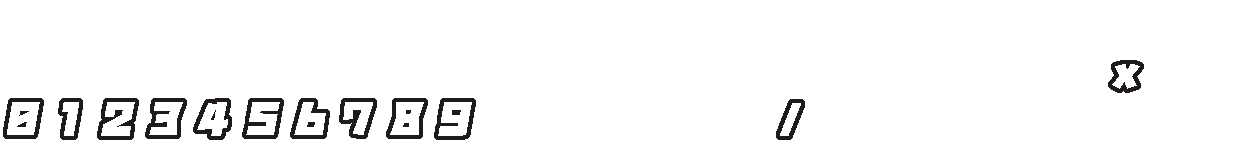
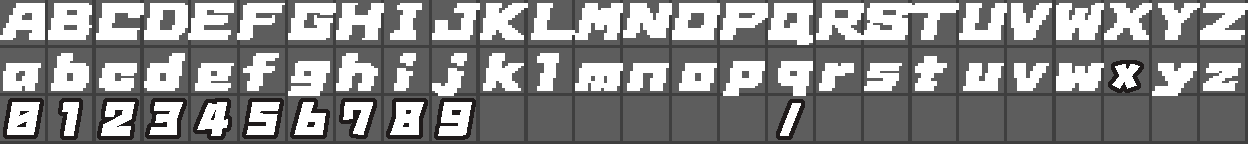
Before/after of a 1248x144 layered artwork. What changed in the layer stack:
showed "Layer 4" over [3, 53, 1241, 96]
showed "Layer 3" over [0, 3, 1248, 45]
showed "Layer 0" over [0, 0, 1248, 144]
